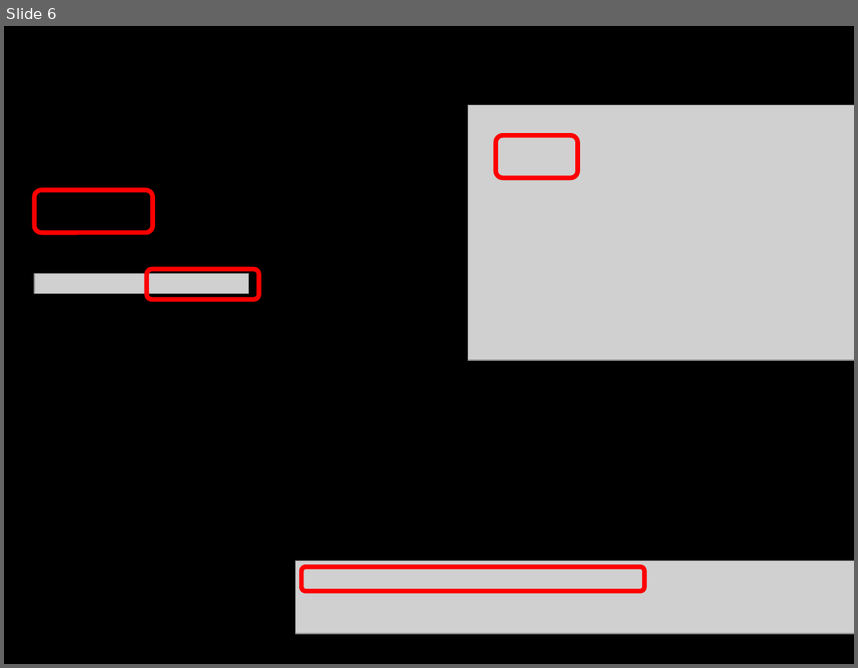
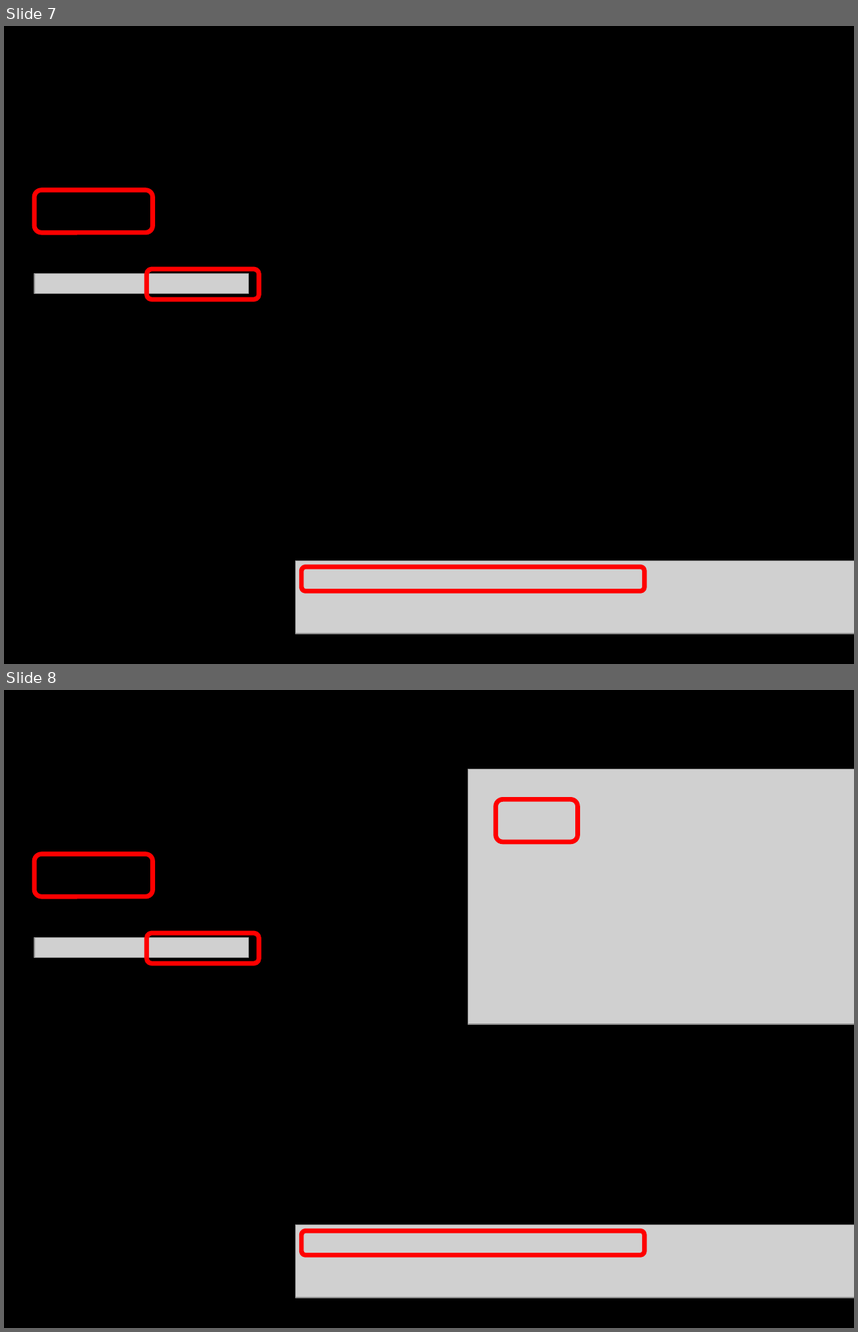
Before and after one commit to Wikinaut/offline-qr-code-35c3, a slide deck: slides.odp. Shown one above the other, each under a label of ours: slide 6 before the commit, slides 7 and 8 after it. The pictures are 858x668 and 858x1332 pixels, drawn with LibreOffice and Linux fonts; fonts in the diff are those of the drawing; grey boxes stand for pictures; background and template pictures are left out. Boxes give left, top, right and bottom in pixels: in the first picture for what was removed or moved away, otherwise in the second. Text is boxed around its words. In the diff, an @@ line names an element or a change of style, - is before the commit and + after.

```diff
--- a/slides.odp
+++ b/slides.odp
@@ slide 7 added at (x1=4, y1=26, x2=854, y2=664), background picture (left out) @@
@@ rounded rectangle added at (x1=34, y1=190, x2=153, y2=233), outline #FF0000 4.31 pt @@
@@ picture added at (x1=34, y1=274, x2=248, y2=293) @@
@@ rounded rectangle added at (x1=147, y1=269, x2=259, y2=299), outline #FF0000 4.31 pt @@
@@ picture added at (x1=296, y1=561, x2=854, y2=633) @@
@@ rounded rectangle added at (x1=302, y1=567, x2=645, y2=590), outline #FF0000 4.31 pt @@
@@ what was slide 6 is now slide 8 @@
```
Also in this commit, not shown: 5 slides changed, 6 other slides added, 2 slides removed, 6 other files.
